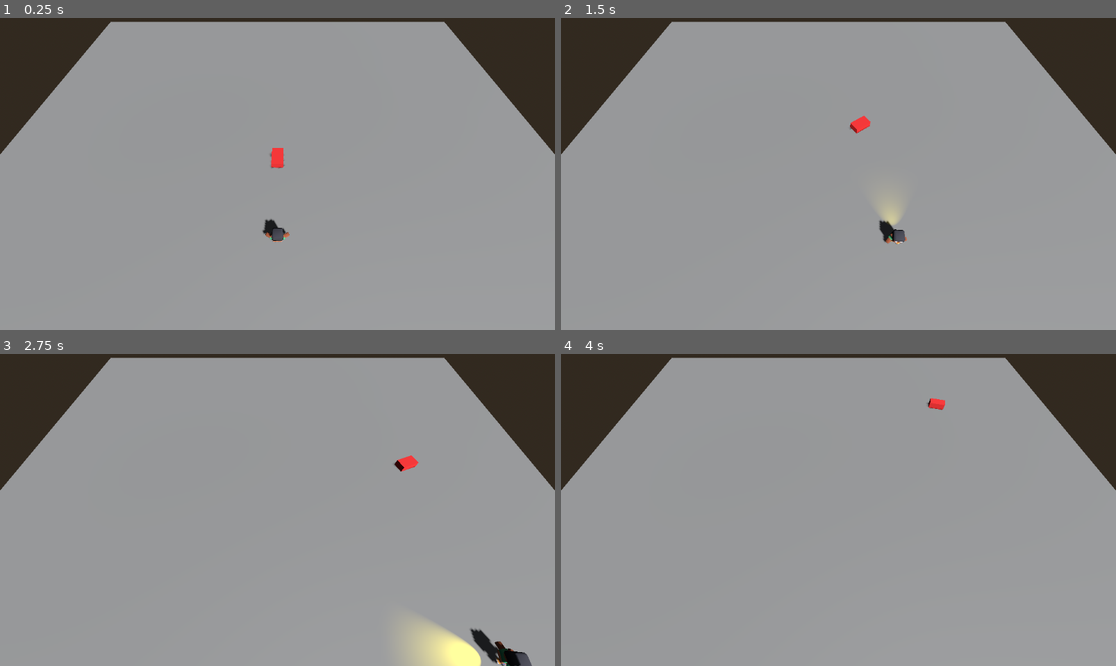
Above: before the commit, frames 1-4 (two rows, left to right).
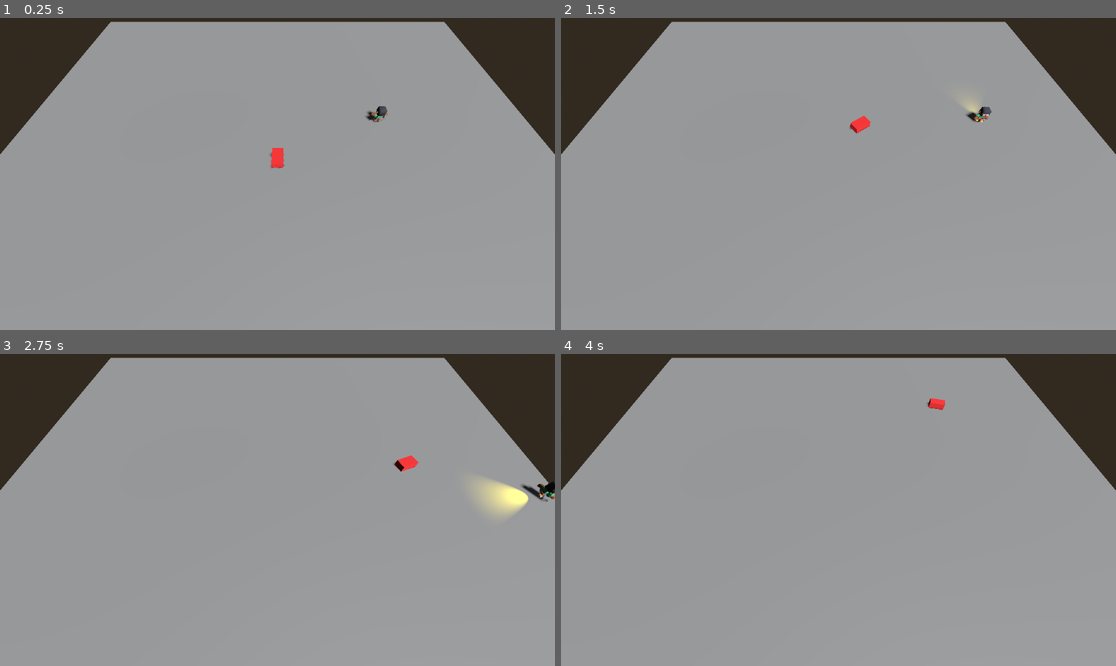
Above: after the commit, the same moments.

Repository: SamuelAlzateEducate/CustomVeloz
Game: Godot game, scene res://main.tscn
Same seed, same stepped clock (60 frames per second), same inputs: the game is played once before the commit and once after it.
Inputs:
- Up to frame 1 (0.25 s): no input
- Up to frame 2 (1.5 s): hold D (move_right) 0.53-1.28 s; hold Shift (correr) 0.53-1.28 s; hold S (move_down) from 1.28 s (still down); tap T at 1.35 s
- Up to frame 3 (2.75 s): release S (move_down) at 2.03 s; hold D (move_right) from 2.03 s (still down); hold Shift (correr) from 2.03 s (still down)
- Up to frame 4 (4 s): release D (move_right) at 2.78 s; release Shift (correr) at 2.78 s; hold W (move_up) 2.78-3.53 s; tap T at 2.85 s; hold A (move_left) from 3.53 s (still down); hold Shift (correr) from 3.53 s (still down)

The runs differ from the first frame. In frame 1, 0.3% of the frame differs, in the area x 47-70%, y 28-72%; in frame 2, 0.6%; in frame 3, 3.0%, in the area x 72-100%, y 40-100%; in frame 4, nothing differs.

Commit message:
T9 N3 - Tarea A - estados del rival

Diff:
--- a/main.tscn
+++ b/main.tscn
@@ -43,6 +43,6 @@
 current = true
 
 [node name="Personaje" parent="." groups=["jugador"] instance=ExtResource("1_personaje")]
-transform = Transform3D(1, 0, 0, 0, 1, 0, 0, 0, 1, 0, 0, 8)
+transform = Transform3D(1, 0, 0, 0, 1, 0, 0, 0, 1, 12, 0, -6)
 
 [node name="Rival" parent="." instance=ExtResource("2_rival")]
--- a/rival.gd
+++ b/rival.gd
@@ -1,4 +1,6 @@
 extends CharacterBody3D
+
+enum Estado { CORRER, ATACAR, LENTO }
 
 @export var velocidad_maxima = 12.0
 @export var aceleracion = 5.0
@@ -9,11 +11,42 @@
 	Vector3(-10, 0, 0)
 ]
 
+@export var radio_onda = 5.0
+@export var recarga_onda = 5.0
+@export var castigo = 2.78
+@export var tiempo_lento = 3.0
+
+var estado = Estado.CORRER
 var velocidad_actual = 0.0
 var indice = 0
 var vueltas = 0
 
+var reloj_onda = 0.0
+var reloj_lento = 0.0
+var jugador: Node3D = null
+
+func _ready():
+	jugador = get_tree().get_first_node_in_group("jugador")
+
 func _physics_process(delta):
+	reloj_onda = maxf(reloj_onda - delta, 0.0)
+	reloj_lento = maxf(reloj_lento - delta, 0.0)
+
+	var nuevo = decidir()
+	if nuevo != estado:
+		estado = nuevo
+		print(name, " -> ", Estado.keys()[estado], " cuadro ", Engine.get_physics_frames())
+
+	var tope = velocidad_maxima
+	match estado:
+		Estado.ATACAR:
+			if jugador:
+				var d = plana(global_position, jugador.global_position)
+				print(name, " lanza la onda a ", snappedf(d, 0.01), " m")
+			reloj_onda = recarga_onda
+		Estado.LENTO:
+			tope = velocidad_maxima - castigo
+
 	var destino = ruta[indice]
 	if plana(global_position, destino) < distancia_llegada:
 		indice = (indice + 1) % ruta.size()
@@ -23,14 +56,12 @@
 			print(name, " vuelta ", vueltas)
 		destino = ruta[indice]
 
-	# La flecha, vista DESDE el carro: x positivo = está a su derecha.
 	var hacia = destino - global_position
 	hacia.y = 0.0
 	var local = transform.basis.inverse() * hacia
 	var volante = clampf(-local.x, -1.0, 1.0)
 
-	# De aquí abajo, igual que el kart del jugador.
-	velocidad_actual = move_toward(velocidad_actual, velocidad_maxima, aceleracion * delta)
+	velocidad_actual = move_toward(velocidad_actual, tope, aceleracion * delta)
 	var proporcion = velocidad_actual / velocidad_maxima if velocidad_maxima > 0.0 else 0.0
 	rotate_y(volante * velocidad_giro * proporcion * delta)
 	velocity += get_gravity() * delta
@@ -39,5 +70,18 @@
 	velocity.z = adelante.z
 	move_and_slide()
 
+func decidir():
+	if reloj_lento > 0.0:
+		return Estado.LENTO
+	if jugador:
+		var d = plana(global_position, jugador.global_position)
+		if d <= radio_onda and reloj_onda <= 0.0:
+			return Estado.ATACAR
+	return Estado.CORRER
+
+func recibir_impacto():
+	reloj_lento = tiempo_lento
+	print(name, " recibe un impacto")
+
 func plana(a, b):
 	return Vector2(a.x - b.x, a.z - b.z).length()
